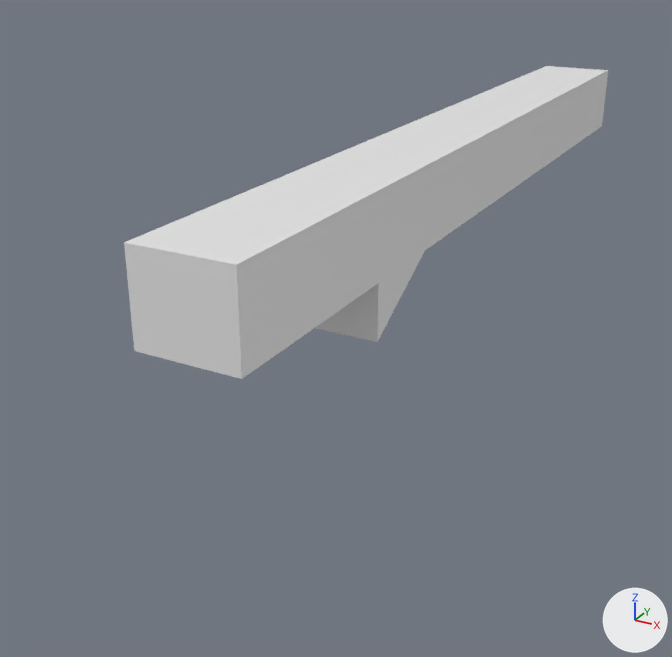
Before and after pictures for a commit that changed the Blender file Blender Files/Sniper.blend.
Camera for both pictures: a 50 mm camera at (0.8, -2.58, 0.51) aimed at (-0.15, -0.85, -0.35). The lights are fixed; the arrows at lower right show +X, +Y and +Z.

Script lines for the objects in view, before the commit:
```python
me_cube_001 = bpy.data.meshes.new('Cube.001')
me_cube_001.from_pydata(...)  # 23 vertices, 22 faces; spans x -0.1..0.1, y -1.58..0.49, z -0.22..0.08
ob_cube = bpy.data.objects.new('Cube', me_cube_001)
ob_cube.location = (0.0, 0.0, 0.0)
```
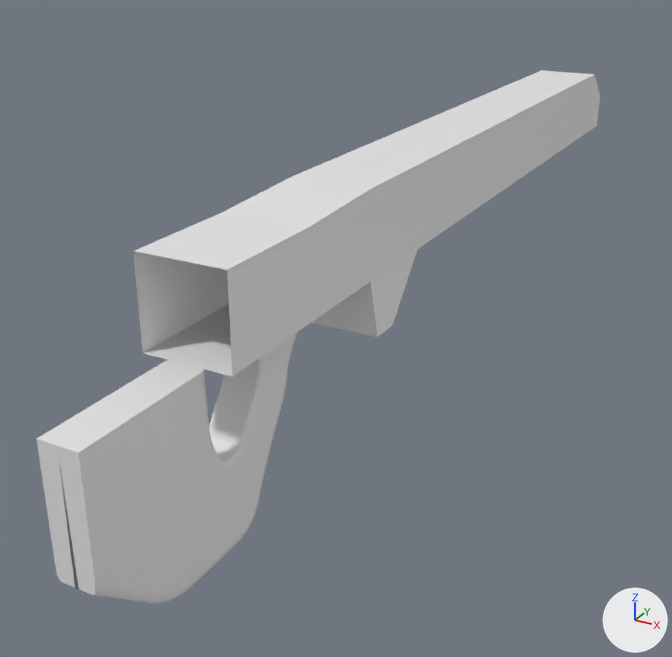
Boxes [x1, y1, x2, y2] around the edits, measured in the pictures (672 x 657 px):
```json
{"object": "Cube", "change": "reshaped, modifiers changed", "before": [124, 66, 608, 379], "after": [133, 70, 600, 377]}
{"object": "Cube.001", "change": "added", "after": [37, 332, 298, 604]}
```

The change, as JSON lines over the scene's bpy script:
```json
{"block": "me_cube_001", "where": "# used by ob_cube; location = (0.0, 0.0, 0.0)"}
{"op": "remove", "block": "me_cube_001", "code": "me_cube_001.from_pydata(...)  # 23 vertices, 22 faces; spans x -0.1..0.1, y -1.58..0.49, z -0.22..0.08"}
{"op": "add", "block": "me_cube_001", "code": "me_cube_001.from_pydata(...)  # 39 vertices, 27 faces; spans x 0.0..0.1, y -1.58..0.49, z -0.21..0.08"}
{"block": "me_cube_001", "change": "me_cube_001 part 1: the whole mesh is rebuilt"}
{"op": "add", "block": "me_cube", "code": ["me_cube = bpy.data.meshes.new('Cube')", "me_cube.from_pydata(...)  # 845 vertices, 797 faces; spans x -0.01..0.1, y -0.427..0.174, z -0.217..0.14"]}
{"op": "add", "block": "ob_cube", "code": "_m = ob_cube.modifiers.new('Mirror', 'MIRROR')"}
{"op": "add", "block": "ob_cube_001", "code": ["ob_cube_001 = bpy.data.objects.new('Cube.001', me_cube)", "ob_cube_001.location = (0.0, -1.423, -0.24)", "ob_cube_001.scale = (0.359, 1.0, 1.0)", "_m = ob_cube_001.modifiers.new('Mirror', 'MIRROR')"]}
```
